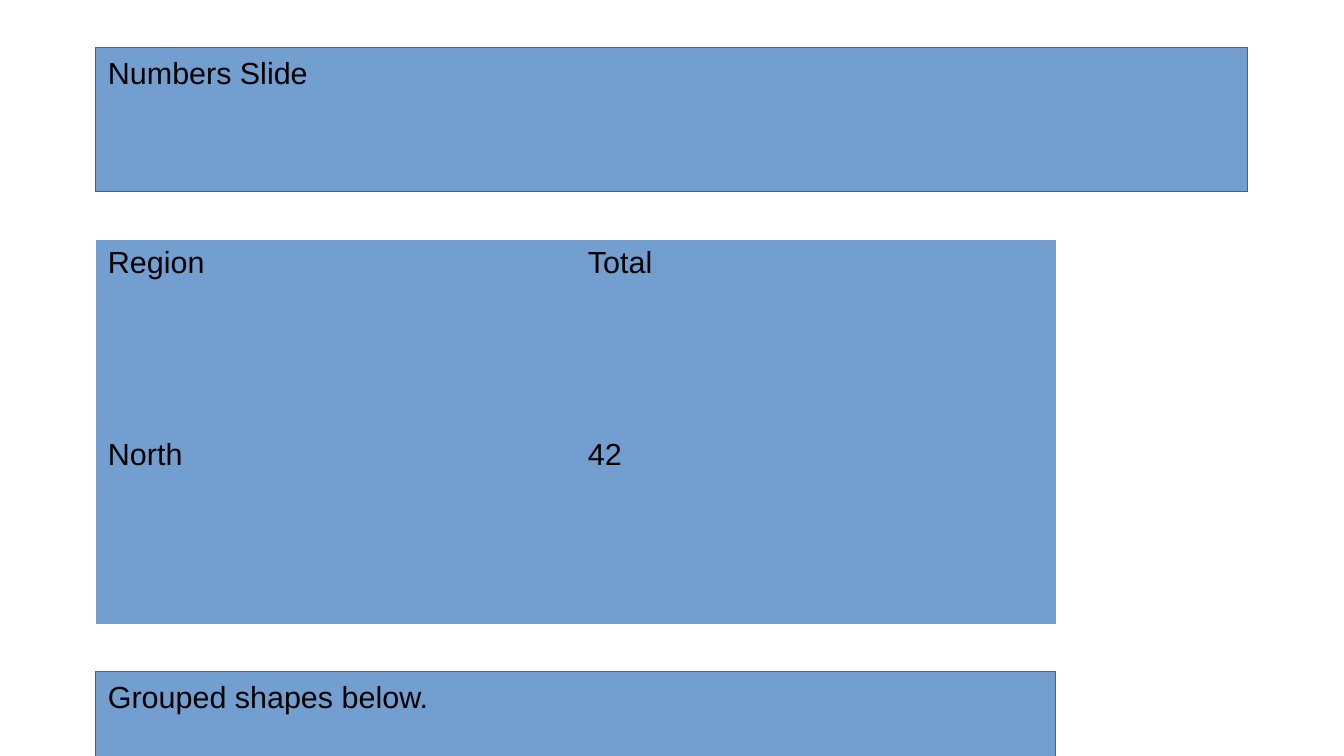
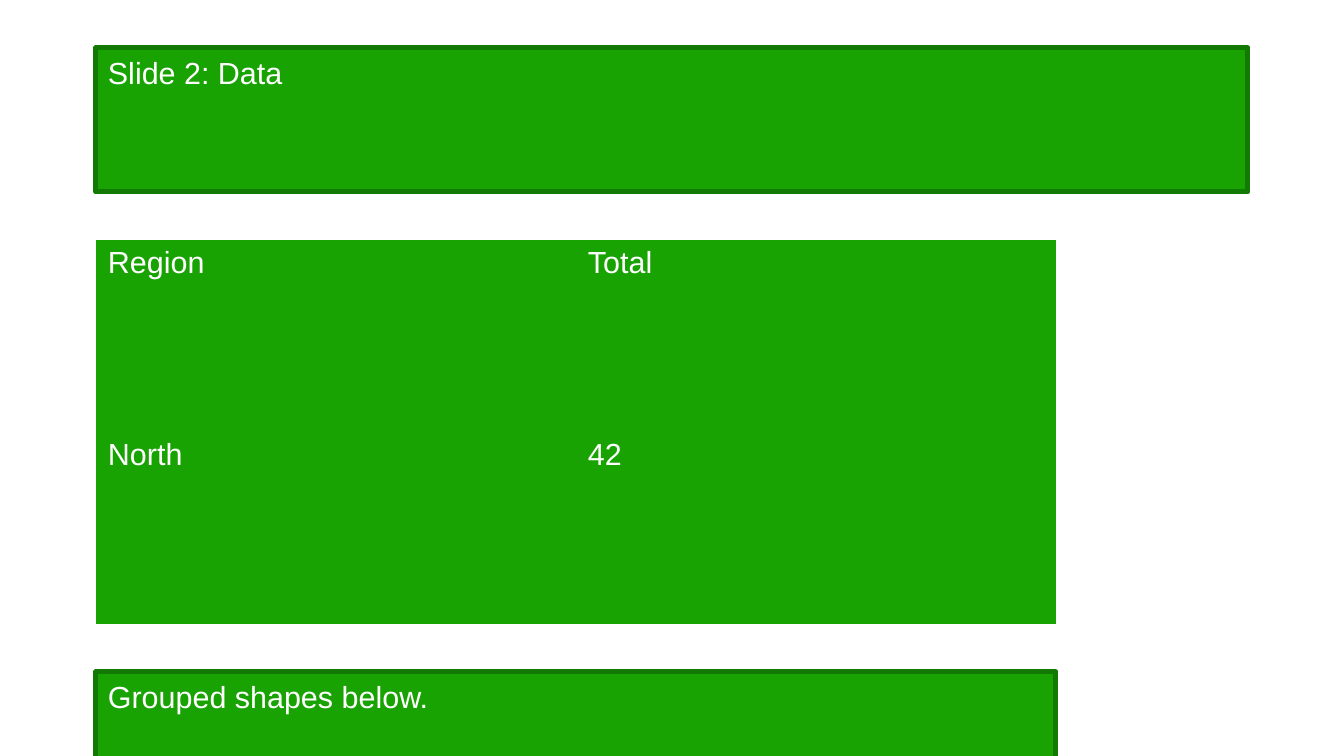
Before and after one commit to BaseBlocks-HQ/anydoc, a slide deck: slide 2 of apps/playground/src/assets/samples/presentation.pptx. Drawn at 1344x756 pixels with LibreOffice and Linux fonts; fonts in the diff are those of the drawing. Boxes give left, top, right and bottom in pixels: in the first picture for what was removed or moved away, otherwise in the second. Text is boxed around its words. In the diff, an @@ line names an element or a change of style, - is before the commit and + after.

```diff
--- a/apps/playground/src/assets/samples/presentation.pptx
+++ b/apps/playground/src/assets/samples/presentation.pptx
@@ rectangle "Slide 2: Data" at (x1=96, y1=48, x2=1249, y2=191): fill #729FCF to #18A303; outline #3465A4 0 pt to #127A02 3 pt @@
@@ text in rectangle at (x1=108, y1=62, x2=282, y2=85): text changed; text colour #000000 to #FFFFFF @@
-Numbers Slide
+Slide 2: Data
@@ table at (x1=96, y1=240, x2=1057, y2=624) @@
@@ fill #729FCF to #18A303 in 4 cells @@
@@ text colour #000000 to #FFFFFF @@
@@ rectangle "Grouped shapes below." at (x1=96, y1=672, x2=1056, y2=756): text colour #000000 to #FFFFFF; fill #729FCF to #18A303; outline #3465A4 0 pt to #127A02 3 pt @@
```
Also in this commit, not shown: 1 other slide changed, 8 slides added, 41 other files.
